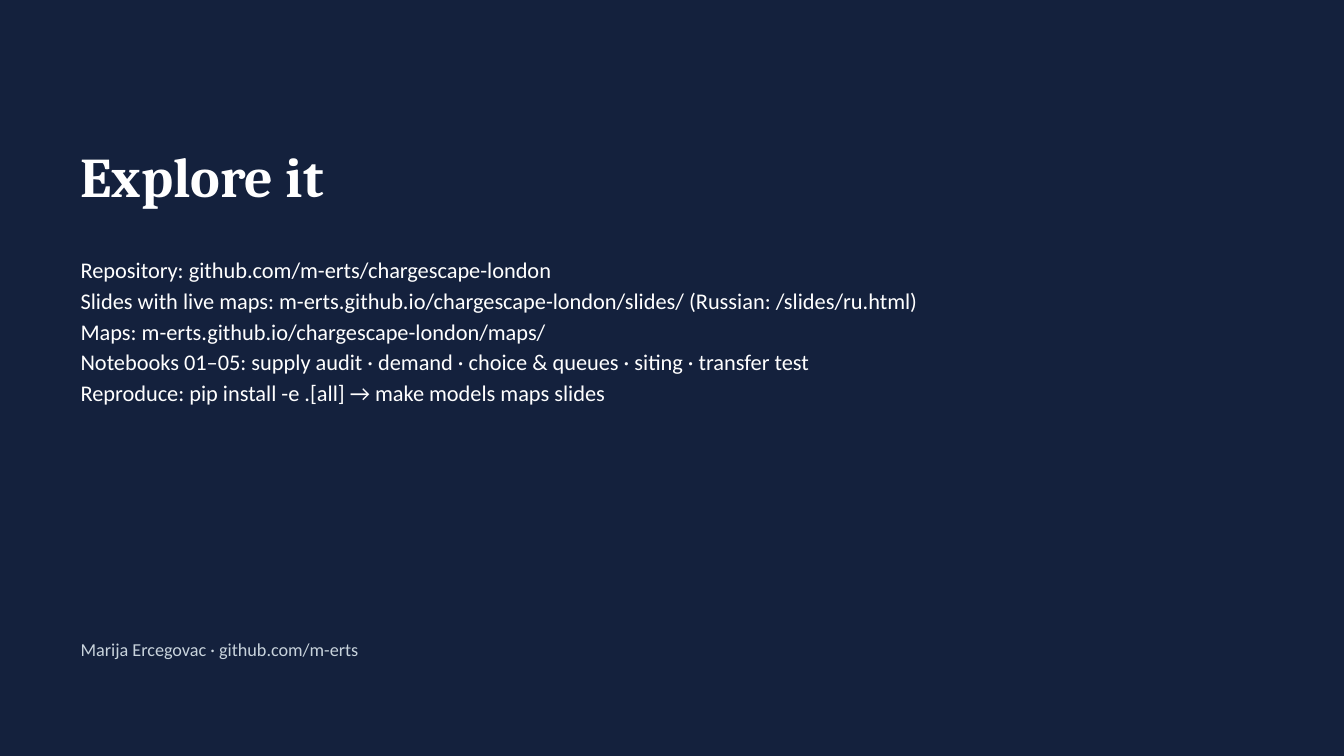
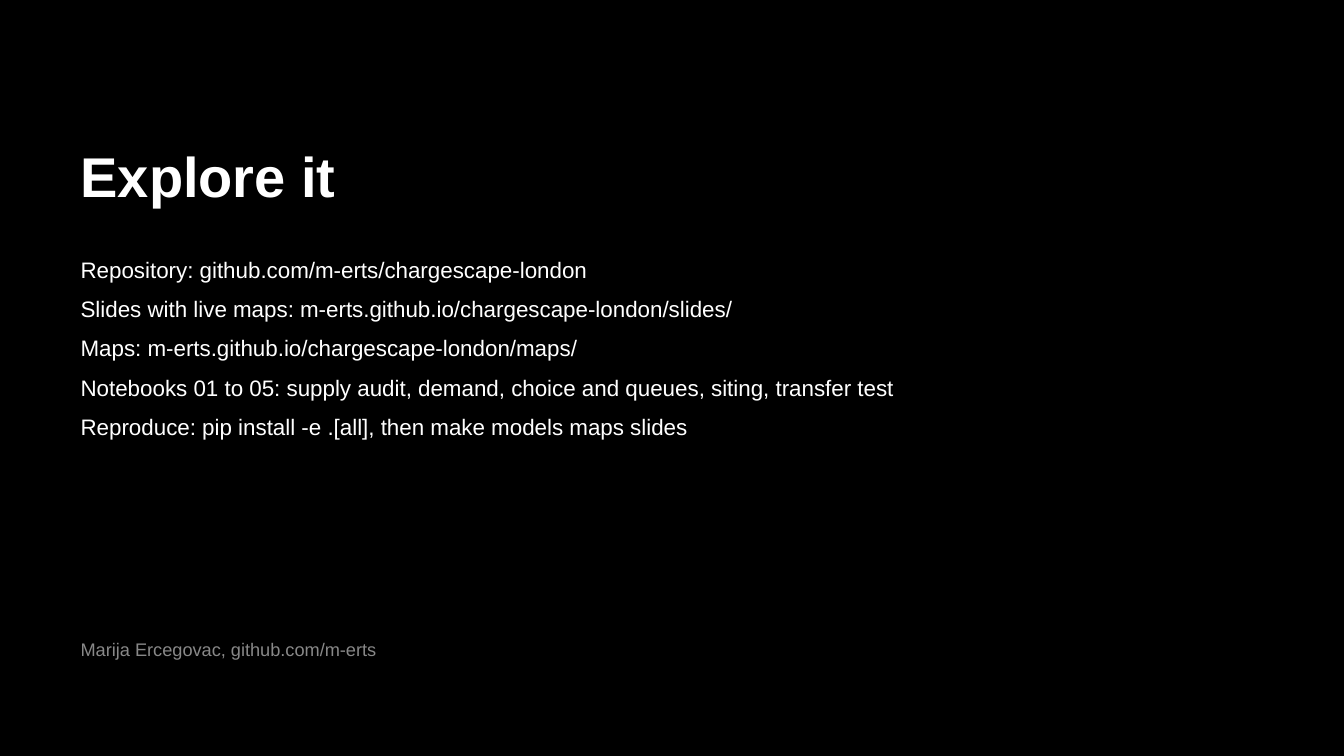
Before and after one commit to m-erts/chargescape-london, a slide deck: slide 15 of reports/ChargeScape_London.pptx. Drawn at 1344x756 pixels with LibreOffice and Linux fonts; fonts in the diff are those of the drawing. Boxes give left, top, right and bottom in pixels: in the first picture for what was removed or moved away, otherwise in the second. Text is boxed around its words. In the diff, an @@ line names an element or a change of style, - is before the commit and + after.

```diff
--- a/reports/ChargeScape_London.pptx
+++ b/reports/ChargeScape_London.pptx
@@ background #14213D to #000000 @@
@@ text "Explore it" at box(81, 156, 335, 206): font Cambria to Arial @@
@@ text at box(81, 261, 587, 361): font Calibri to Arial in "Repository: github.com/m-erts/chargescape-london", "Maps: m-erts.github.io/chargescape-london/maps/"; more space between paragraphs @@
@@ text at box(81, 300, 732, 322): text changed; font Calibri to Arial @@
-Slides with live maps: m-erts.github.io/chargescape-london/slides/ (Russian: /slides/ru.html)
+Slides with live maps: m-erts.github.io/chargescape-london/slides/
@@ text at box(81, 379, 893, 440): text changed; font Calibri to Arial @@
-Notebooks 01–05: supply audit · demand · choice & queues · siting · transfer test
-Reproduce: pip install -e .[all] → make models maps slides
+Notebooks 01 to 05: supply audit, demand, choice and queues, siting, transfer test
+Reproduce: pip install -e .[all], then make models maps slides
@@ text at box(81, 643, 376, 660): text changed; font Calibri to Arial; text colour #C8D3DC to #888888 @@
-Marija Ercegovac · github.com/m-erts
+Marija Ercegovac, github.com/m-erts
```
Also in this commit, not shown: 14 other slides changed, 49 other files.
